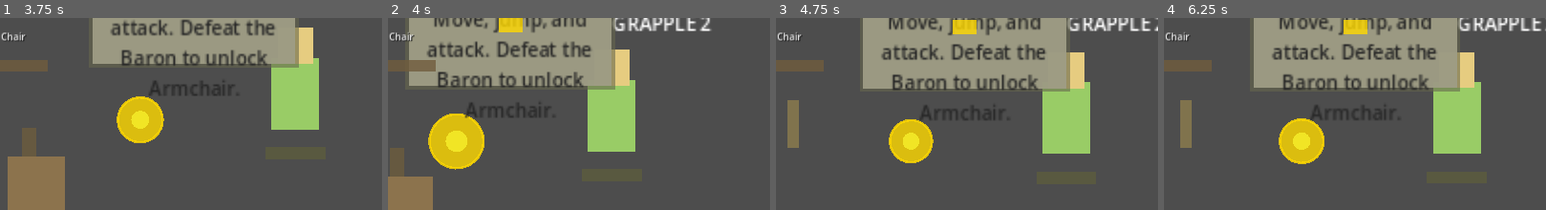
Above: before the commit, frames 1-4 (left to right).
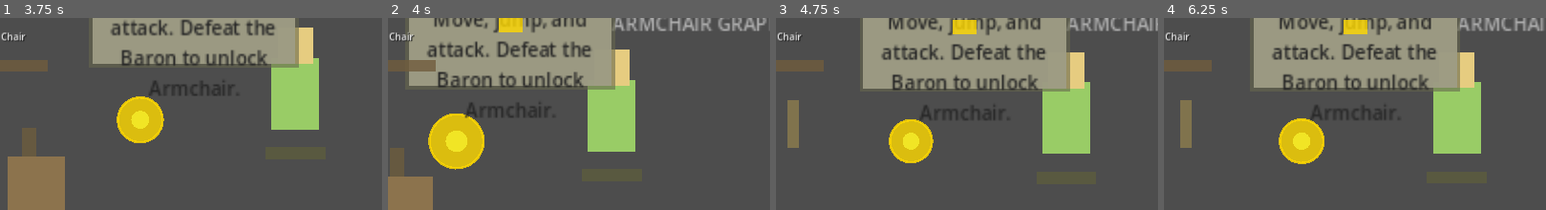
Above: after the commit, the same moments.

Repository: TsilenT/chairfighter
Game: Godot game, scene res://scenes/main/Main.tscn
Two runs of this game, one before a commit and one after it. Both use one fixed random seed, a clock stepped at 60 frames per second and the inputs below.
Inputs:
- Up to frame 1 (3.75 s): hold D (move_right) 0.53-2.03 s; tap J (attack) at 0.6 s; tap Space (jump) at 0.77, 1.52, 3.02 s; tap F (interact) at 1.35 s; hold A (move_left) 2.03-2.78 s; hold K (special) 2.03-2.78 s; hold D (move_right) from 2.78 s (still down); tap E (transform_next) at 2.85 s; tap Q (transform_prev) at 3.6 s
- Up to frame 2 (4 s): keep holding D (move_right); tap Space (jump) at 3.77 s
- Up to frame 3 (4.75 s): release D (move_right) at 4.28 s; hold A (move_left) from 4.28 s (still down); tap J (attack) at 4.35 s; tap Space (jump) at 4.52 s
- Up to frame 4 (6.25 s): release A (move_left) at 5.03 s; hold D (move_right) 5.03-5.78 s; tap F (interact) at 5.1 s; hold A (move_left) from 5.78 s (still down); tap K (special) at 5.85 s; tap Space (jump) at 6.02 s
The pictures show only the part of the screen within x 50-100%, y 0-50%; the shares and areas given below are measured in that part.

Frame 1 is identical in both runs. In frame 2, 1.7% of the frame differs, in the area x 58-100%, y 0-7%; in frame 3, 1.1%; in frame 4, 1.1%.

Commit message:
fix: mark armchair route as later path

Diff:
--- a/scenes/levels/TestLevel.tscn
+++ b/scenes/levels/TestLevel.tscn
@@ -226,6 +226,7 @@
 font_color = Color(1, 0.85, 0, 0.45)
 
 [node name="RouteVisuals" type="Node2D" parent="Visuals" uid="uid://route_visuals"]
+modulate = Color(1, 1, 1, 0.55)
 
 # Dashed grapple path: a series of small colored dots along the route
 # From Platform2 (right edge) -> GrappleMarker2 -> GrappleMarker1 -> past Gate
@@ -303,21 +304,21 @@
 # Instruction label above the grapple route
 [node name="LabelRoute1" type="Label" parent="Visuals/RouteVisuals" uid="uid://label_route1"]
 position = Vector2(820, 250)
-text = "GRAPPLE PATH:"
+text = "ARMCHAIR LATER PATH:"
 horizontal_alignment = 1
 font_size = 12
 font_color = Color(1, 0.85, 0, 0.9)
 
 [node name="LabelGrapple1" type="Label" parent="Visuals/RouteVisuals" uid="uid://label_grapple1"]
 position = Vector2(850, 410)
-text = "GRAPPLE 2"
+text = "ARMCHAIR GRAPPLE 2"
 horizontal_alignment = 1
 font_size = 10
 font_color = Color(1, 0.85, 0, 0.7)
 
 [node name="LabelGrapple2" type="Label" parent="Visuals/RouteVisuals" uid="uid://label_grapple2"]
 position = Vector2(1050, 300)
-text = "GRAPPLE 1"
+text = "ARMCHAIR GRAPPLE 1"
 horizontal_alignment = 1
 font_size = 10
 font_color = Color(1, 0.85, 0, 0.7)
@@ -325,7 +326,7 @@
 # Gate label
 [node name="LabelGate1" type="Label" parent="Visuals/RouteVisuals" uid="uid://label_gate1"]
 position = Vector2(830, 230)
-text = "GATE ->"
+text = "ARMCHAIR GATE ->"
 horizontal_alignment = 1
 font_size = 12
 font_color = Color(1, 0.4, 0.4, 0.9)
